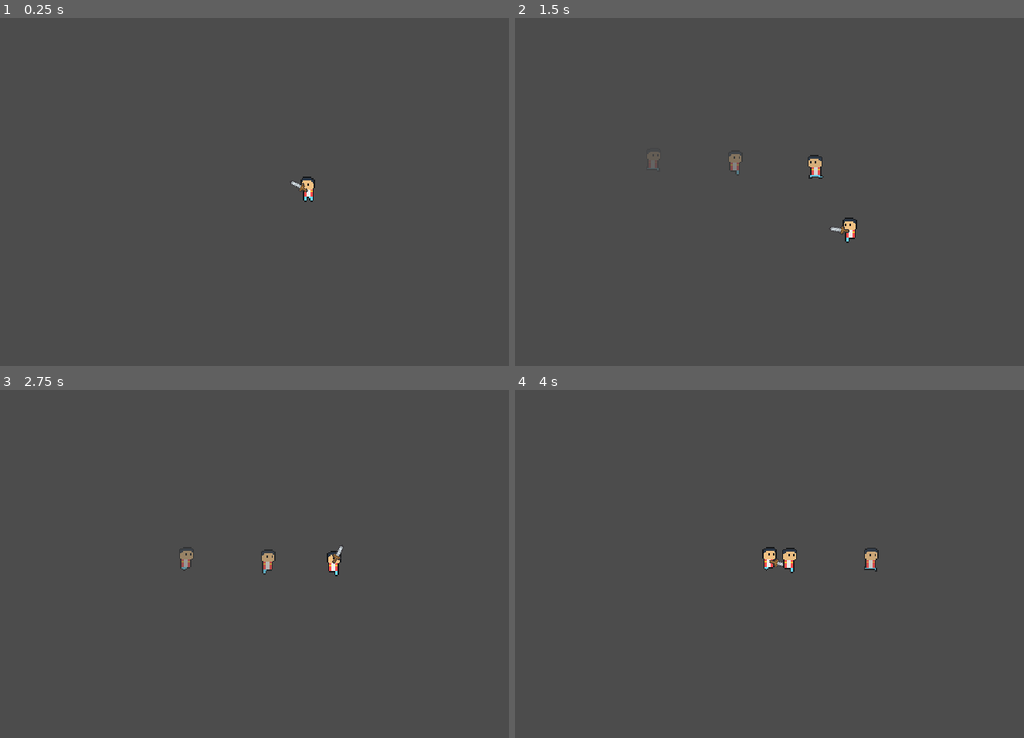
Above: before the commit, frames 1-4 (two rows, left to right).
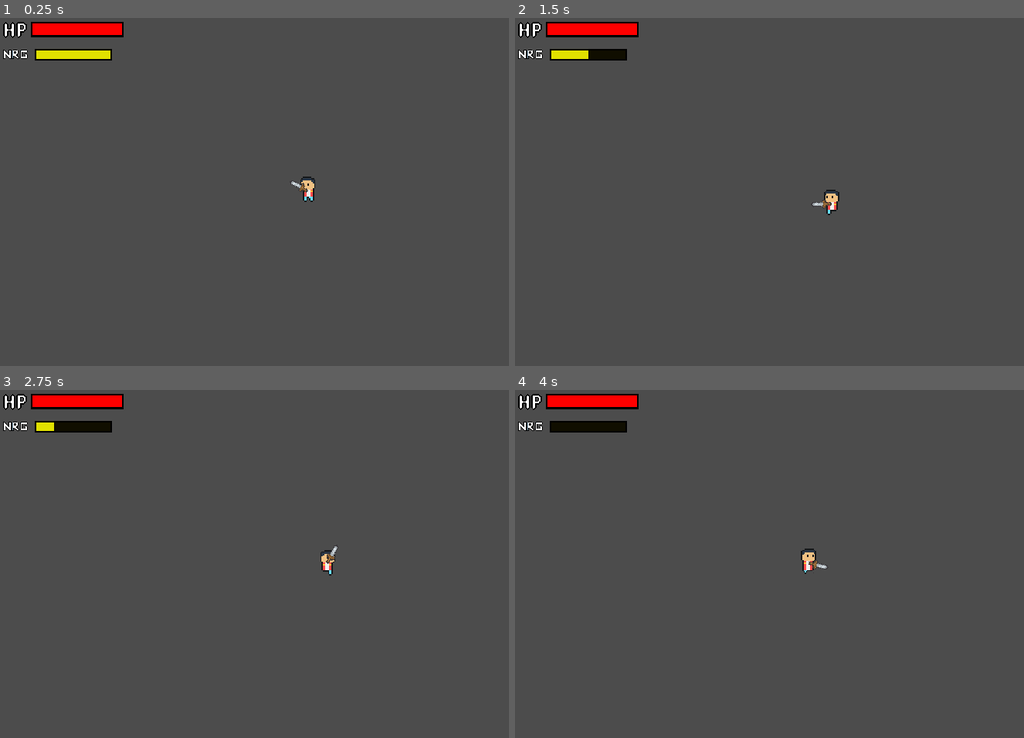
Above: after the commit, the same moments.

Repository: ACanOfHam/Crystale
Game: Godot game, scene res://Scenes/Player.tscn
Same seed, same stepped clock (60 frames per second), same inputs: the game is played once before the commit and once after it. This scene is started directly instead of the project's main scene.
Inputs (mouse positions are in pixels of both pictures, inside the frame that each line leads up to):
- Up to frame 1 (0.25 s): no input
- Up to frame 2 (1.5 s): tap Enter at 0.5 s; move the mouse to (957, 174) at 0.52 s; hold D (ui_right) 0.53-1.28 s; click (957, 174) at 0.6 s; tap Shift (dash) at 0.8, 1.35 s; move the mouse to (698, 209) at 1.27 s; hold S (ui_down) from 1.28 s (still down)
- Up to frame 3 (2.75 s): click (183, 581) at 1.55 s; move the mouse to (371, 487) at 2.02 s; release S (ui_down) at 2.03 s; hold D (ui_right) from 2.03 s (still down); click (371, 487) at 2.1 s; tap Shift (dash) at 2.3 s
- Up to frame 4 (4 s): move the mouse to (794, 633) at 2.77 s; release D (ui_right) at 2.78 s; hold W (ui_up) 2.78-3.53 s; tap Shift (dash) at 2.85, 3.8 s; click (794, 633) at 3.05 s; move the mouse to (1008, 616) at 3.52 s; hold A (ui_left) from 3.53 s (still down); click (1008, 616) at 3.6 s

The runs differ from the first frame. In frame 1, 1.6% of the frame differs, in the area x 0-62%, y 1-53%; in frame 2, 2.2%; in frame 3, 2.1%; in frame 4, 2.3%, in the area x 0-72%, y 1-53%.
Error before the commit: Invalid set index 'value' (on base: 'null instance') with value of type 'int'. (res://Scripts/Player.gd:36)
Error after the commit: Attempt to call function 'play' in base 'null instance' on a null instance. (res://Scripts/Player.gd:40)

Commit message:
Added stamina bar and sfx and music

Diff:
--- /dev/null
+++ b/Scenes/HUD.tscn
@@ -0,0 +1,43 @@
+[gd_scene load_steps=7 format=2]
+
+[ext_resource path="res://UI/Heart.png" type="Texture" id=1]
+[ext_resource path="res://Scenes/HealthBar.tscn" type="PackedScene" id=2]
+[ext_resource path="res://UI/Health_Under.png" type="Texture" id=3]
+[ext_resource path="res://UI/Health_Over.png" type="Texture" id=4]
+[ext_resource path="res://UI/Health_Progress.png" type="Texture" id=5]
+[ext_resource path="res://Scripts/Stamina.gd" type="Script" id=6]
+
+[node name="HUD" type="CanvasLayer"]
+
+[node name="GUI" type="Control" parent="."]
+anchor_right = 1.0
+anchor_bottom = 1.0
+__meta__ = {
+"_edit_use_anchors_": false
+}
+
+[node name="HealthBar" parent="GUI" instance=ExtResource( 2 )]
+
+[node name="Sprite" type="Sprite" parent="GUI/HealthBar"]
+position = Vector2( 32, 24 )
+scale = Vector2( 1.4, 1.4 )
+texture = ExtResource( 1 )
+
+[node name="Stamina Timer" type="Timer" parent="GUI"]
+autostart = true
+
+[node name="Stamina" type="TextureProgress" parent="GUI/Stamina Timer"]
+self_modulate = Color( 0.882353, 0.882353, 0, 1 )
+margin_left = 64.0
+margin_top = 64.0
+margin_right = 128.0
+margin_bottom = 104.0
+rect_scale = Vector2( 2.5, 1.5 )
+value = 100.0
+texture_under = ExtResource( 3 )
+texture_over = ExtResource( 4 )
+texture_progress = ExtResource( 5 )
+script = ExtResource( 6 )
+__meta__ = {
+"_edit_use_anchors_": false
+}
--- a/Scenes/HealthBar.tscn
+++ b/Scenes/HealthBar.tscn
@@ -10,10 +10,10 @@
 }
 
 [node name="TextureProgress" type="TextureProgress" parent="."]
-margin_left = 30.4464
-margin_top = 4.8784
-margin_right = 94.4464
-margin_bottom = 20.8784
+margin_left = 64.0
+margin_top = 8.0
+margin_right = 128.0
+margin_bottom = 24.0
 rect_scale = Vector2( 3, 2 )
 texture_under = ExtResource( 1 )
 texture_over = ExtResource( 2 )
--- a/Scenes/Player.tscn
+++ b/Scenes/Player.tscn
@@ -1,8 +1,15 @@
-[gd_scene load_steps=8 format=2]
+[gd_scene load_steps=17 format=2]
 
 [ext_resource path="res://Scripts/Player.gd" type="Script" id=1]
 [ext_resource path="res://ArtWork/spritesheet.png" type="Texture" id=2]
+[ext_resource path="res://UI/Health_Under.png" type="Texture" id=3]
 [ext_resource path="res://Scenes/Sword.tscn" type="PackedScene" id=4]
+[ext_resource path="res://UI/Health_Over.png" type="Texture" id=5]
+[ext_resource path="res://UI/Heart.png" type="Texture" id=6]
+[ext_resource path="res://UI/Health_Progress.png" type="Texture" id=7]
+[ext_resource path="res://Scenes/HealthBar.tscn" type="PackedScene" id=8]
+[ext_resource path="res://Scripts/Stamina.gd" type="Script" id=9]
+[ext_resource path="res://UI/BRG.png" type="Texture" id=10]
 
 [sub_resource type="Animation" id=1]
 length = 2.4
@@ -57,6 +64,22 @@
 "values": [ 2.0 ]
 }
 
+[sub_resource type="Animation" id=6]
+resource_name = "Reset"
+length = 0.1
+tracks/0/type = "value"
+tracks/0/path = NodePath(".:scale")
+tracks/0/interp = 1
+tracks/0/loop_wrap = true
+tracks/0/imported = false
+tracks/0/enabled = true
+tracks/0/keys = {
+"times": PoolRealArray( 0 ),
+"transitions": PoolRealArray( 1 ),
+"update": 0,
+"values": [ Vector2( 2.7, 2.6 ) ]
+}
+
 [sub_resource type="Animation" id=3]
 length = 2.4
 tracks/0/type = "value"
@@ -84,7 +107,35 @@
 "values": [ 4.0 ]
 }
 
-[sub_resource type="RectangleShape2D" id=4]
+[sub_resource type="Animation" id=4]
+resource_name = "Stretch"
+length = 0.5
+tracks/0/type = "value"
+tracks/0/path = NodePath(".:scale")
+tracks/0/interp = 1
+tracks/0/loop_wrap = true
+tracks/0/imported = false
+tracks/0/enabled = true
+tracks/0/keys = {
+"times": PoolRealArray( 0, 0.5 ),
+"transitions": PoolRealArray( 1, 1 ),
+"update": 0,
+"values": [ Vector2( 2.7, 2.6 ), Vector2( 3.3, 1 ) ]
+}
+tracks/1/type = "value"
+tracks/1/path = NodePath("../AnimationPlayer:playback_speed")
+tracks/1/interp = 1
+tracks/1/loop_wrap = true
+tracks/1/imported = false
+tracks/1/enabled = true
+tracks/1/keys = {
+"times": PoolRealArray( 0 ),
+"transitions": PoolRealArray( 1 ),
+"update": 0,
+"values": [ 7.0 ]
+}
+
+[sub_resource type="RectangleShape2D" id=5]
 extents = Vector2( 14.6603, 26.5 )
 
 [node name="Player" type="KinematicBody2D"]
@@ -94,10 +145,12 @@
 
 [node name="AnimationPlayer" type="AnimationPlayer" parent="."]
 root_node = NodePath("../Sprite")
-playback_speed = 0.5
+playback_speed = 7.0
 anims/Idle = SubResource( 1 )
 anims/Kill = SubResource( 2 )
+anims/Reset = SubResource( 6 )
 anims/Run = SubResource( 3 )
+anims/Stretch = SubResource( 4 )
 
 [node name="Camera2D" type="Camera2D" parent="."]
 current = true
@@ -120,14 +173,14 @@
 
 [node name="Sprite" type="Sprite" parent="."]
 show_behind_parent = true
-scale = Vector2( 2.575, 2.6 )
+scale = Vector2( 2.7, 2.6 )
 texture = ExtResource( 2 )
 vframes = 2
 hframes = 6
 
 [node name="CollisionShape2D" type="CollisionShape2D" parent="."]
 position = Vector2( 1.9, -5.5 )
-shape = SubResource( 4 )
+shape = SubResource( 5 )
 
 [node name="TimeTillNextGhost" type="Timer" parent="."]
 wait_time = 0.15
@@ -150,7 +203,56 @@
 [node name="InvisibilityTimer" type="Timer" parent="."]
 wait_time = 0.1
 one_shot = true
+
+[node name="HUD" type="CanvasLayer" parent="."]
+
+[node name="GUI" type="Control" parent="HUD"]
+anchor_right = 1.0
+anchor_bottom = 1.0
+__meta__ = {
+"_edit_use_anchors_": false
+}
+
+[node name="HealthBar" parent="HUD/GUI" instance=ExtResource( 8 )]
+
+[node name="Sprite" type="Sprite" parent="HUD/GUI/HealthBar"]
+position = Vector2( 32, 24 )
+scale = Vector2( 1.4, 1.4 )
+texture = ExtResource( 6 )
+
+[node name="Stamina" type="TextureProgress" parent="HUD/GUI"]
+self_modulate = Color( 0.882353, 0.882353, 0, 1 )
+margin_left = 72.0
+margin_top = 64.0
+margin_right = 136.0
+margin_bottom = 104.0
+rect_scale = Vector2( 2.5, 1.5 )
+value = 100.0
+texture_under = ExtResource( 3 )
+texture_over = ExtResource( 5 )
+texture_progress = ExtResource( 7 )
+script = ExtResource( 9 )
+__meta__ = {
+"_edit_use_anchors_": false
+}
+
+[node name="Sprite2" type="Sprite" parent="HUD/GUI/Stamina"]
+position = Vector2( -16, 7.5 )
+scale = Vector2( 0.429, 0.75 )
+texture = ExtResource( 10 )
+
+[node name="Stamina Timer" type="Timer" parent="HUD/GUI/Stamina"]
+wait_time = 2.0
+autostart = true
+
+[node name="StaminaCooldowm" type="Timer" parent="HUD/GUI/Stamina"]
+wait_time = 10.0
+one_shot = true
+[connection signal="damaged" from="." to="HUD/GUI/Stamina" method="_on_Player_damaged"]
+[connection signal="stamina_updated" from="." to="HUD/GUI/Stamina" method="_on_Player_stamina_updated"]
 [connection signal="timeout" from="DashTimer" to="." method="_on_DashTimer_timeout"]
 [connection signal="timeout" from="DashCoolDown" to="." method="_on_DashCoolDown_timeout"]
 [connection signal="timeout" from="TimeTillNextGhost" to="." method="_on_TimeTillNextGhost_timeout"]
 [connection signal="timeout" from="InvisibilityTimer" to="." method="_on_InvisibilityTimer_timeout"]
+[connection signal="timeout" from="HUD/GUI/Stamina/Stamina Timer" to="HUD/GUI/Stamina" method="_on_Stamina_Timer_timeout"]
+[connection signal="timeout" from="HUD/GUI/Stamina/StaminaCooldowm" to="HUD/GUI/Stamina" method="_on_StaminaCooldowm_timeout"]
--- /dev/null
+++ b/Scenes/SFX.tscn
@@ -0,0 +1,26 @@
+[gd_scene load_steps=6 format=2]
+
+[ext_resource path="res://SoundEffects/Sword_Slash.wav" type="AudioStream" id=1]
+[ext_resource path="res://SoundEffects/Dash_Sound.ogg" type="AudioStream" id=2]
+[ext_resource path="res://SoundEffects/Hurt.wav" type="AudioStream" id=3]
+[ext_resource path="res://Scripts/SFX.gd" type="Script" id=4]
+[ext_resource path="res://Music/Music_Overworld.wav" type="AudioStream" id=5]
+
+[node name="SFX" type="Node2D"]
+script = ExtResource( 4 )
+
+[node name="Hurt" type="AudioStreamPlayer2D" parent="."]
+stream = ExtResource( 3 )
+volume_db = -10.69
+
+[node name="Sword_Slash" type="AudioStreamPlayer2D" parent="."]
+stream = ExtResource( 1 )
+volume_db = -23.112
+
+[node name="Dash" type="AudioStreamPlayer2D" parent="."]
+stream = ExtResource( 2 )
+volume_db = -10.69
+
+[node name="OverWorld_Music" type="AudioStreamPlayer" parent="."]
+stream = ExtResource( 5 )
+volume_db = -25.0
--- a/Scenes/World.tscn
+++ b/Scenes/World.tscn
@@ -1,9 +1,8 @@
-[gd_scene load_steps=7 format=2]
+[gd_scene load_steps=6 format=2]
 
 [ext_resource path="res://Scenes/Player.tscn" type="PackedScene" id=1]
 [ext_resource path="res://Scenes/Enemy.tscn" type="PackedScene" id=2]
-[ext_resource path="res://Scenes/HealthBar.tscn" type="PackedScene" id=3]
-[ext_resource path="res://UI/Heart.png" type="Texture" id=6]
+[ext_resource path="res://Scenes/SFX.tscn" type="PackedScene" id=4]
 
 [sub_resource type="Shader" id=1]
 code = "shader_type canvas_item;
@@ -35,32 +34,13 @@
 material = SubResource( 2 )
 frame = 2
 
-[node name="HUD" type="CanvasLayer" parent="Player"]
-
-[node name="GUI" type="Control" parent="Player/HUD"]
-anchor_right = 1.0
-anchor_bottom = 1.0
-__meta__ = {
-"_edit_use_anchors_": false
-}
-
-[node name="HealthBar" parent="Player/HUD/GUI" instance=ExtResource( 3 )]
-
-[node name="TextureProgress" parent="Player/HUD/GUI/HealthBar" index="0"]
-margin_left = 50.9525
-margin_top = 4.1713
-margin_right = 114.952
-margin_bottom = 20.1713
-
-[node name="Sprite" type="Sprite" parent="Player/HUD/GUI/HealthBar"]
-position = Vector2( 26.2352, 20.2651 )
-scale = Vector2( 1.4, 1.4 )
-texture = ExtResource( 6 )
-
 [node name="Enemy" parent="." instance=ExtResource( 2 )]
 position = Vector2( 280, 0 )
+
+[node name="SFX" parent="." instance=ExtResource( 4 )]
 [connection signal="damaged" from="Player" to="Player" method="_on_Player_damaged"]
+[connection signal="finished" from="SFX/Sword_Slash" to="Player" method="_on_Sword_Slash_finished"]
 
 [editable path="Player"]
 
-[editable path="Player/HUD/GUI/HealthBar"]
+[editable path="SFX"]
--- a/Scripts/Enemy.gd
+++ b/Scripts/Enemy.gd
@@ -26,6 +26,8 @@
 
 	knockback = Vector2.ZERO
 	knockback = -Player.get_position().normalized() * $Stats.KnockBackMultiplier
+
+	get_parent().get_node("SFX").play("Hurt")
 
 	$Sprite.hide()
 	$FlashTimer.start()
--- a/Scripts/Player.gd
+++ b/Scripts/Player.gd
@@ -8,6 +8,8 @@
 onready var canDash : bool = true
 var input_vector = Vector2.ZERO
 var DashMultiplier : int = 1
+onready var Default_Size = $Sprite.scale
+var stamina = 100
 
 #References
 onready var Sword = $Sword
@@ -23,6 +25,7 @@
 	IDLE
 }
 
+signal stamina_updated(stamina)
 signal health_updated(health)
 signal killed()
 signal damaged()
@@ -33,7 +36,8 @@
 
 
 func _ready():
-	 $HUD/GUI/HealthBar/TextureProgress.value = max_health
+	$HUD/GUI/HealthBar/TextureProgress.value = max_health
+	get_parent().get_node("SFX").play("OverWorld_Music")
 
 #This process is called every frame and should not be used for physics
 func _process(delta):
@@ -43,7 +47,6 @@
 		state = MOVE
 	else:
 		state = IDLE
-
 
 	#Getting Mouse Position and flipping character based on where mouse is
 	var vert = get_global_mouse_position()
@@ -59,6 +62,7 @@
 
 #This process is called every physics frame
 func _physics_process(delta):
+
 
 	if Input.is_action_just_pressed("dash"):
 		state = DASH
@@ -95,7 +99,13 @@
 
 #Function used for dashing
 func dash_state():
-	if canDash == true:
+	if canDash == true and stamina >= 25:
+		$HUD/GUI/Stamina/StaminaCooldowm.start()
+		$HUD/GUI/Stamina.canRegen = false
+		stamina = stamina - 25
+		emit_signal("stamina_updated", stamina)
+		get_parent().get_node("SFX").play("Dash")
+		$AnimationPlayer.play("Stretch")
 		canDash = false
 		DashMultiplier = 4
 		Create_Ghost()
@@ -114,11 +124,12 @@
 	Ghost.flip_h = $Sprite.flip_h
 	Ghost.texture = $Sprite.texture
 	Ghost.frame = $Sprite.frame
-	Ghost.scale = $Sprite.scale
+	Ghost.scale = Default_Size
 	get_tree().get_root().add_child(Ghost)
 
 func Damage(amount):
 	if $DashTimer.is_stopped():
+		get_parent().get_node("SFX").play("Hurt")
 		print(health)
 		Set_Health(health - amount)
 		emit_signal("damaged")
@@ -154,6 +165,7 @@
 
 #How long player dashes
 func _on_DashTimer_timeout():
+	$Sprite.scale = Default_Size
 	$DashCoolDown.start()
 	DashMultiplier = 1
 
--- /dev/null
+++ b/Scripts/SFX.gd
@@ -0,0 +1,8 @@
+extends Node2D
+
+
+func play(sfx = null):
+	if sfx:
+		get_node(sfx).play()
+	else:
+		print("Sound not found")
--- /dev/null
+++ b/Scripts/Stamina.gd
@@ -0,0 +1,23 @@
+extends TextureProgress
+
+var canRegen = true
+
+
+
+func _on_Player_damaged():
+	canRegen = false
+	$StaminaCooldowm.start()
+
+
+func _on_Player_stamina_updated(stamina):
+	self.value = stamina
+
+
+func _on_Stamina_Timer_timeout():
+	if canRegen:
+		self.value = self.value + 2
+
+
+func _on_StaminaCooldowm_timeout():
+	canRegen = true
+	self.value = self.value + 2
--- a/Scripts/Sword.gd
+++ b/Scripts/Sword.gd
@@ -1,4 +1,7 @@
 extends Area2D
+
+var canPlaySFX = true
+onready var Player = get_node("/root/World/Player")
 
 func _process(delta):
 	look_at(get_global_mouse_position())
@@ -7,3 +10,5 @@
 
 	if Input.is_action_just_pressed("Attack"):
 		$AnimationPlayer.play("Attack")
+		get_parent().get_parent().get_node("SFX").play("Sword_Slash")
+		canPlaySFX = false
Binary file changed: ArtWork/spritesheet.png
Not shown, added: Music/Music_Overworld.wav.import
Not shown: 1 places in Scenes/Player.tscn that only renumber resources
Not shown, added: SoundEffects/Dash_Sound.ogg.import
Not shown, added: SoundEffects/Dash_Sound.wav.import
Not shown, added: SoundEffects/Hurt.wav.import
Not shown, added: SoundEffects/Sword.ogg.import
Not shown, added: SoundEffects/Sword.wav.import
Not shown, added: SoundEffects/Sword_Slash.wav.import
Binary file added: UI/BRG.png
Not shown, added: UI/BRG.png.import
Binary file changed: UI/Health_Over.png
(and 6 more such lines)
